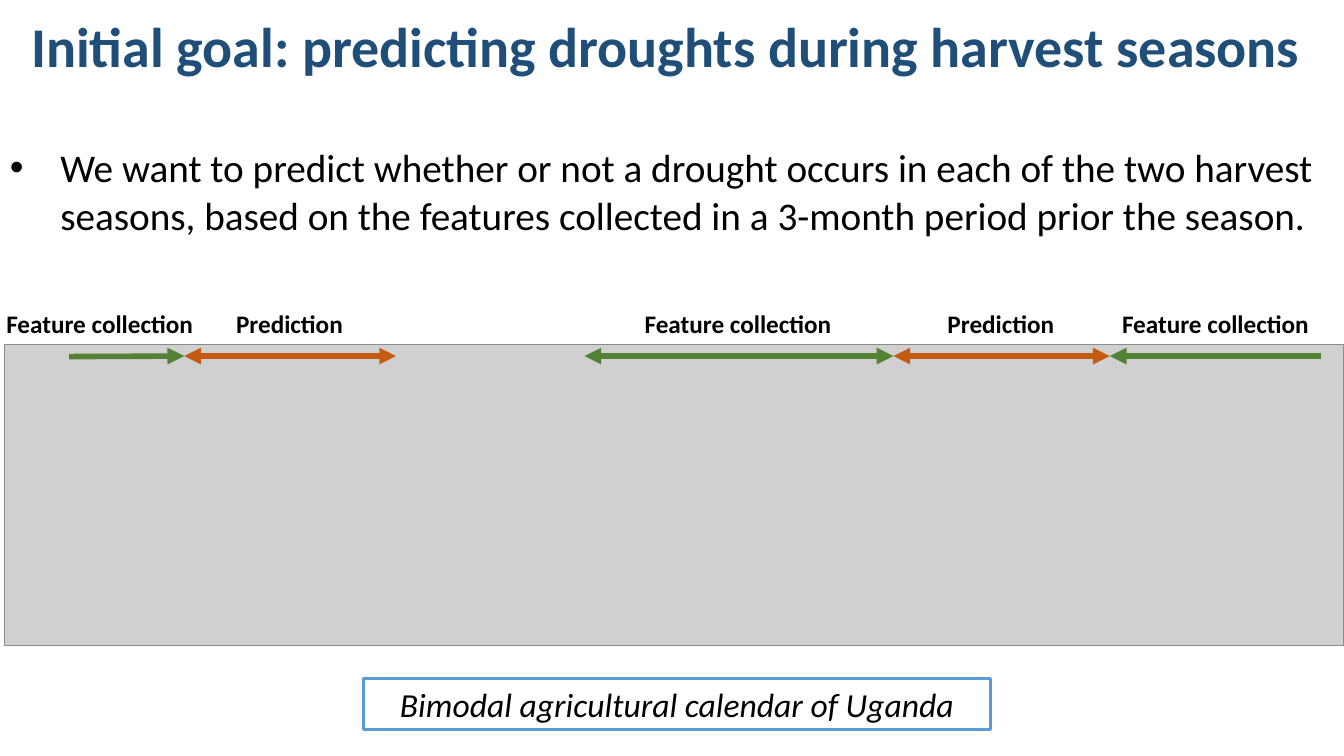
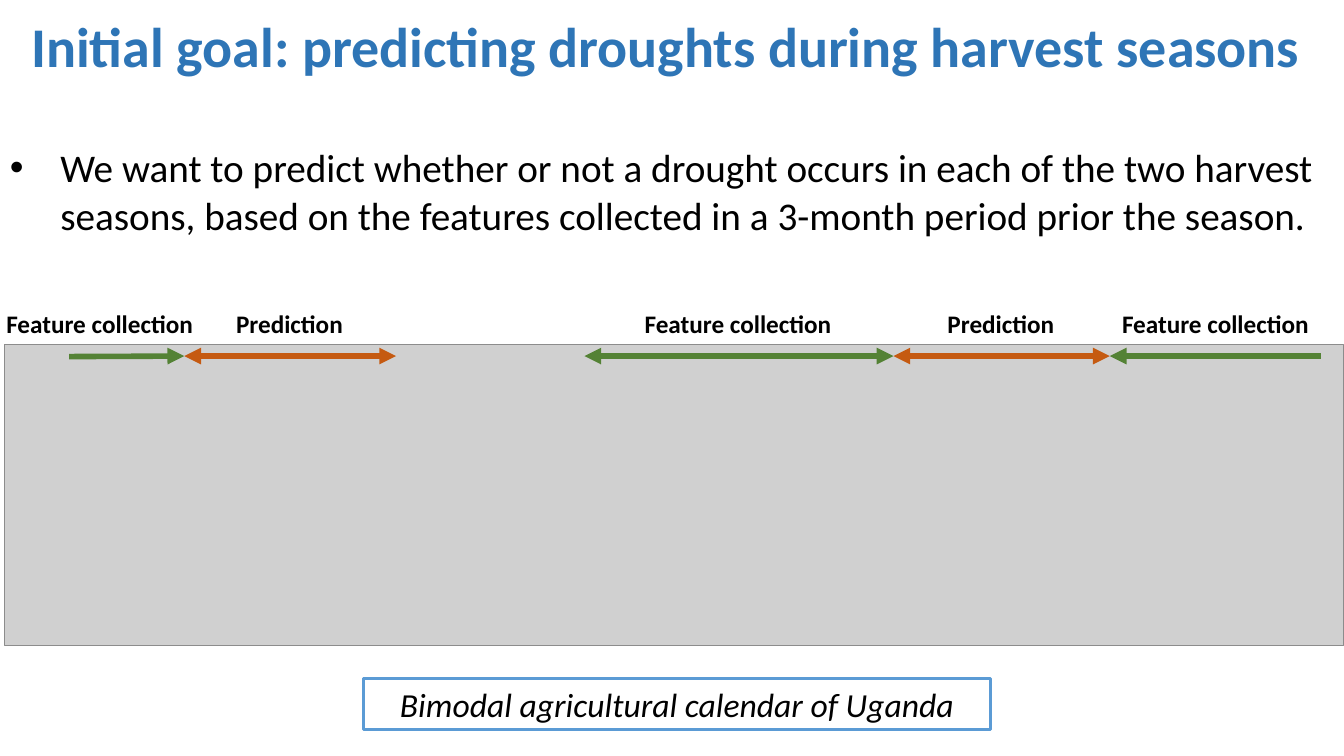
Before and after one commit to rodekruis/IBF-model, a slide deck: slide 4 of drought/skill-assessment/Model Event Data/Presentation/Model_event_data_Uganda.pptx. Drawn at 1344x756 pixels with LibreOffice and Linux fonts; fonts in the diff are those of the drawing; grey boxes stand for pictures. Boxes give left, top, right and bottom in pixels: in the first picture for what was removed or moved away, otherwise in the second. Text is boxed around its words. In the diff, an @@ line names an element or a change of style, - is before the commit and + after.

```diff
--- a/drought/skill-assessment/Model Event Data/Presentation/Model_event_data_Uganda.pptx
+++ b/drought/skill-assessment/Model Event Data/Presentation/Model_event_data_Uganda.pptx
@@ title "Initial goal: predicting droughts during ..." at [31,27,1300,77]: text colour #1F4E79 to #2E75B6 @@
```
Also in this commit, not shown: 5 other slides changed, 20 slides added, 1 slide removed, 19 other files.
